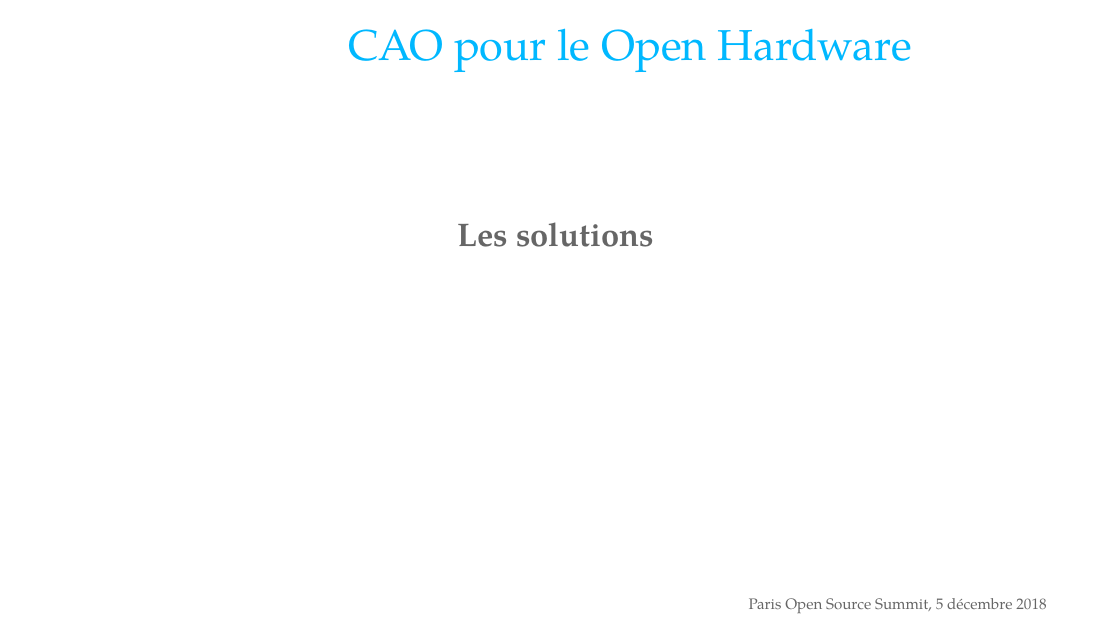
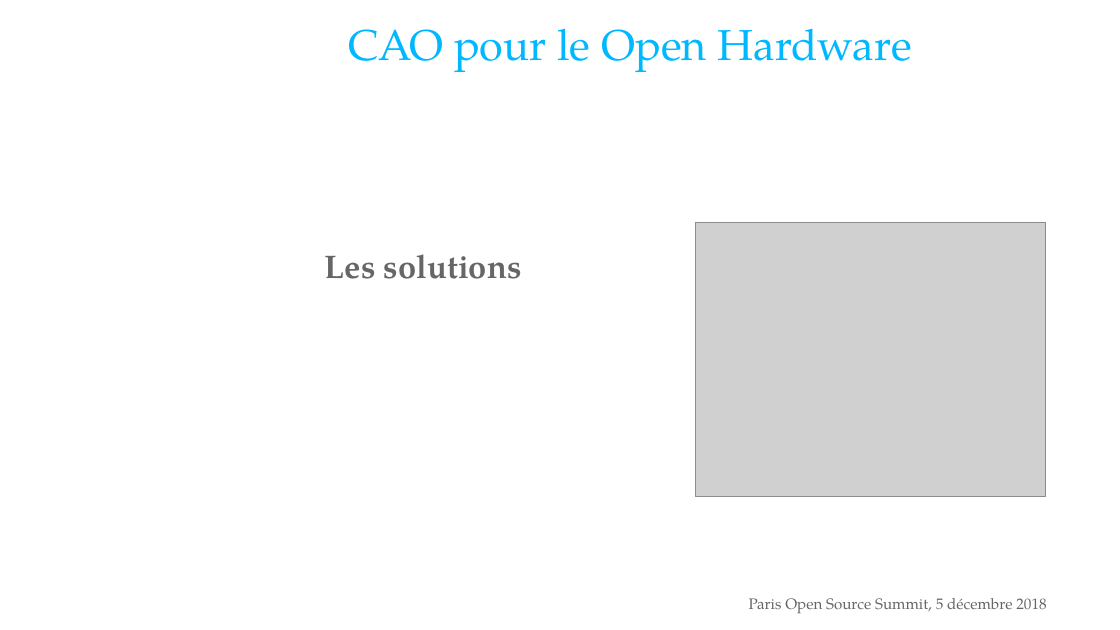
Before and after one commit to cadracks-project/pyosv, a slide deck: slide 5 of CampOSV_2018/decembre_2018_poss2018_Paris/pyosv_presentation_5decembre_POSS2018.odp. Drawn at 1120x630 pixels with LibreOffice and Linux fonts; fonts in the diff are those of the drawing; grey boxes stand for pictures; background and template pictures are left out. Boxes give left, top, right and bottom in pixels: in the first picture for what was removed or moved away, otherwise in the second. Text is boxed around its words. In the diff, an @@ line names an element or a change of style, - is before the commit and + after.

```diff
--- a/CampOSV_2018/decembre_2018_poss2018_Paris/pyosv_presentation_5decembre_POSS2018.odp
+++ b/CampOSV_2018/decembre_2018_poss2018_Paris/pyosv_presentation_5decembre_POSS2018.odp
@@ picture added at box(695, 223, 1045, 497) @@
@@ text "Les solutions": place and size @@
-text "Les solutions" at box(457, 222, 654, 247)
+text "Les solutions" at box(325, 254, 522, 279)
```
Also in this commit, not shown: 8 other slides changed, 29 other files.
